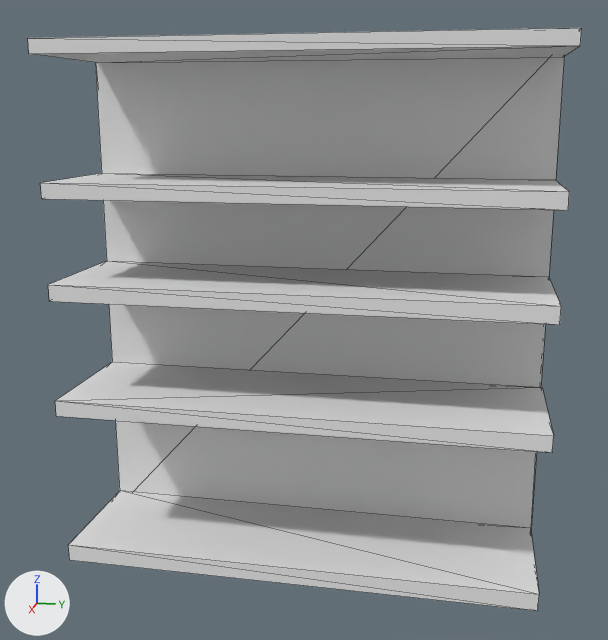
Before and after pictures for a commit that changed the OBJ model assets/models/pantryShelf.obj.
Both versions are drawn from a 50 mm lens placed at (3.72, 0.67, 0.82), pointed at (0.31, -0.01, -0.03). The lights are fixed; the arrows at lower left show +X, +Y and +Z. Mesh edges are drawn as thin lines. Where no turn or scale is listed for an object, it has been applied to the vertices.
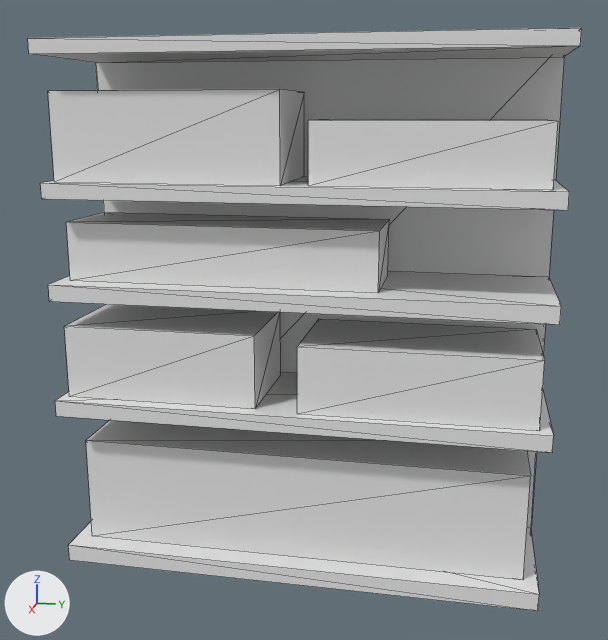
What differs and where, as boxes [x1, y1, x2, y2] in the pictures (608 x 640 px):
part 1 of me_cube, added: after [48, 89, 304, 186]
part 2 of me_cube, added: after [308, 119, 558, 190]
part 3 of me_cube, added: after [66, 212, 389, 293]
part 4 of me_cube, added: after [65, 304, 281, 409]
part 5 of me_cube, added: after [297, 319, 545, 431]
part 6 of me_cube, added: after [86, 420, 531, 580]

Diff of the bpy script that builds the scene:
```diff
--- a/assets/models/pantryShelf.obj.py
+++ b/assets/models/pantryShelf.obj.py
@@ me_cube @@
 me_cube.from_pydata(...)  # 48 vertices, 72 faces; spans x -0.07..0.67, y -1.0..1.0, z -1.1..1.1
 # used by ob_cube; location = (0.0, 0.0, 0.0)
+# me_cube part 1: a new loose piece, a box spanning x 0.12..0.58, y -0.97..-0.05, z 0.56..0.91, in mat_material (white #e7e7e7)
+# me_cube part 2: a new loose piece, a box spanning x 0.12..0.57, y 0.06..0.95, z 0.56..0.8, in mat_material (white #e7e7e7)
+# me_cube part 3: a new loose piece, a box spanning x 0.17..0.54, y -0.95..0.33, z 0.15..0.39, in mat_material (white #e7e7e7)
+# me_cube part 4: a new loose piece, a box spanning x 0.12..0.59, y -0.97..-0.16, z -0.34..-0.04, in mat_material (white #e7e7e7)
+# me_cube part 5: a new loose piece, a box spanning x 0.14..0.61, y 0.02..0.96, z -0.34..-0.07, in mat_material (white #e7e7e7)
+# me_cube part 6: a new loose piece, a box spanning x 0.16..0.53, y -0.93..0.94, z -1.02..-0.56, in mat_material (white #e7e7e7)
 me_cube.materials.append(mat_material)
```
